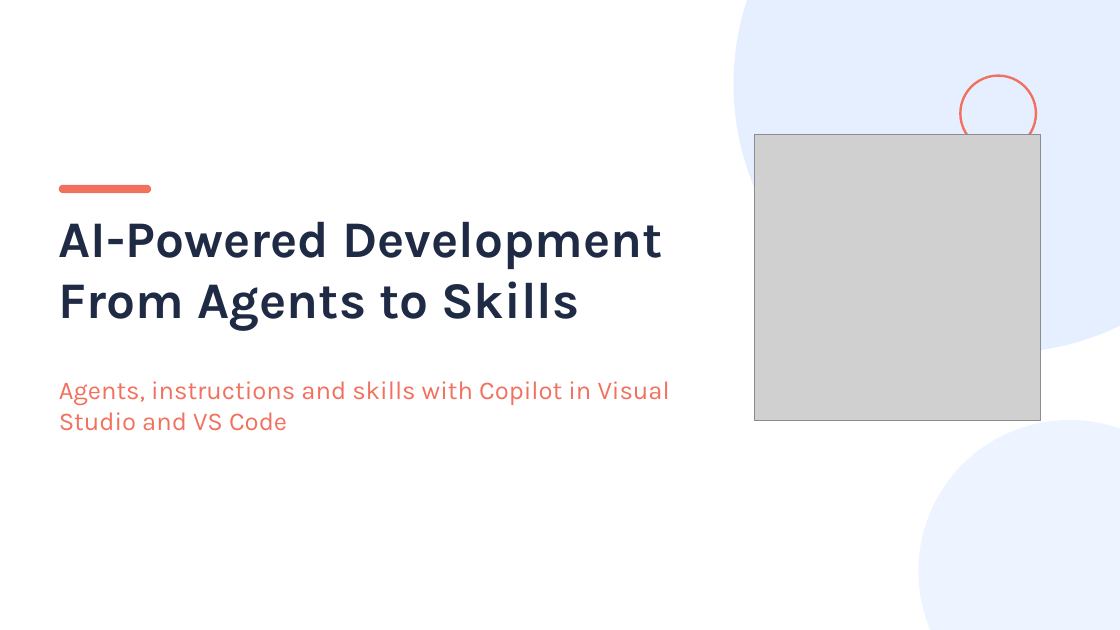
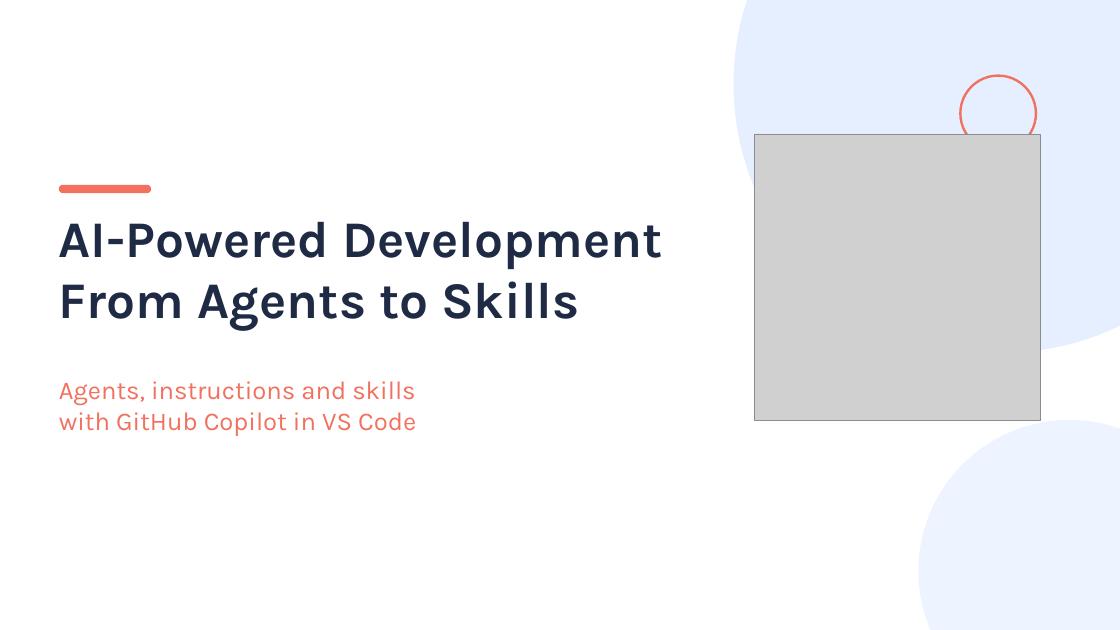
Before and after one commit to idoudist/ai-toolbox-presentation, a slide deck: slide 1 of hello-skills.pptx. Drawn at 1120x630 pixels with LibreOffice and Linux fonts; fonts in the diff are those of the drawing; grey boxes stand for pictures. Boxes give left, top, right and bottom in pixels: in the first picture for what was removed or moved away, otherwise in the second. Text is boxed around its words. In the diff, an @@ line names an element or a change of style, - is before the commit and + after.

```diff
--- a/hello-skills.pptx
+++ b/hello-skills.pptx
@@ text at <box>59,381,416,436</box>: text changed @@
-Agents, instructions and skills with Copilot in Visual Studio and VS Code
+Agents, instructions and skills
+with GitHub Copilot in VS Code
```
Also in this commit, not shown: 32 other slides changed.
